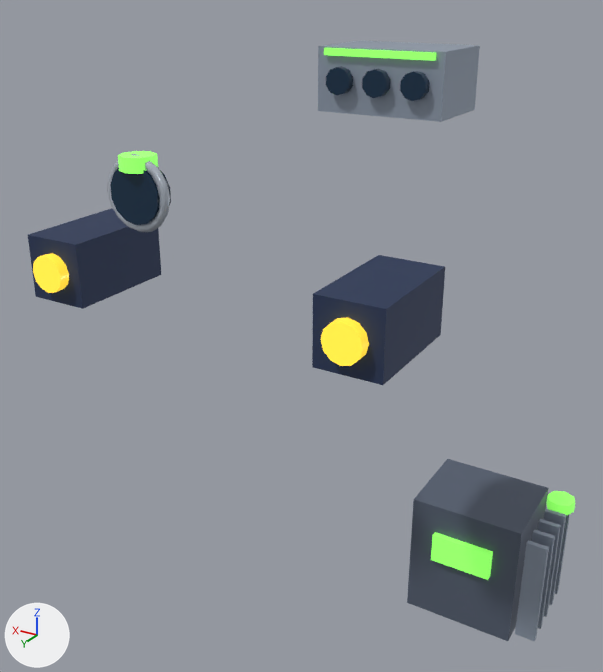
One commit to the glTF model game/assets/structures/tower_detector_analysis_s7.glb: the scene before it, then after it.
Both versions are drawn from a camera (50 mm lens) standing at (-0.824, 1.495, 2.531) and looking at (-0.014, 0.146, 1.856). The axes (+X, +Y, +Z) are drawn at lower left. The lights are the same throughout. The older version comes first. Where no turn or scale is listed for an object, it has been applied to the vertices. Vertices at exactly the same position are counted once.

The scene before the commit, as lines of its bpy script (objects in view):
```python
ob_detector_analysis_lens_ring = bpy.data.objects.new('detector_analysis_lens_ring', me_mesh_1)
ob_detector_analysis_lens_ring.location = (0.0, 0.585, 2.24)
ob_detector_cluster = bpy.data.objects.new('detector_cluster', me_mesh_7)
ob_detector_cluster.location = (0.0, -0.3, 2.32)
ob_detector_mark_lens_b = bpy.data.objects.new('detector_mark_lens_b', me_mesh_6)
ob_detector_mark_lens_b.location = (-0.3, 0.5, 2.04)
ob_detector_recorder = bpy.data.objects.new('detector_recorder', me_mesh_12)
ob_detector_recorder.location = (-0.4, 0.08, 1.44)
ob_detector_recorder_fins_0 = bpy.data.objects.new('detector_recorder_fins_0', me_mesh_14)
ob_detector_recorder_fins_0.parent = ob_detector_recorder_fins
ob_detector_recorder_fins_0.location = (0.0, 0.0, 0.0)
ob_detector_recorder_fins_1 = bpy.data.objects.new('detector_recorder_fins_1', me_mesh_14)
ob_detector_recorder_fins_1.parent = ob_detector_recorder_fins
ob_detector_recorder_fins_1.location = (0.0, -0.04, 0.0)
ob_detector_recorder_fins_2 = bpy.data.objects.new('detector_recorder_fins_2', me_mesh_14)
ob_detector_recorder_fins_2.parent = ob_detector_recorder_fins
ob_detector_recorder_fins_2.location = (0.0, -0.08, 0.0)
ob_detector_recorder_fins_3 = bpy.data.objects.new('detector_recorder_fins_3', me_mesh_14)
ob_detector_recorder_fins_3.parent = ob_detector_recorder_fins
ob_detector_recorder_fins_3.location = (0.0, -0.12, 0.0)
ob_detector_recorder_fins_4 = bpy.data.objects.new('detector_recorder_fins_4', me_mesh_14)
ob_detector_recorder_fins_4.parent = ob_detector_recorder_fins
ob_detector_recorder_fins_4.location = (0.0, -0.16, 0.0)
# also in view: 'detector_recorder_face' at (-0.4, 0.175, 1.48); 'detector_mark_projector' at (0.3, 0.38, 2.04); 'detector_analysis_lens' at (0.0, 0.58, 2.24); 'detector_mark_lens' at (0.3, 0.5, 2.04); 'detector_mark_projector_b' at (-0.3, 0.38, 2.04)
```
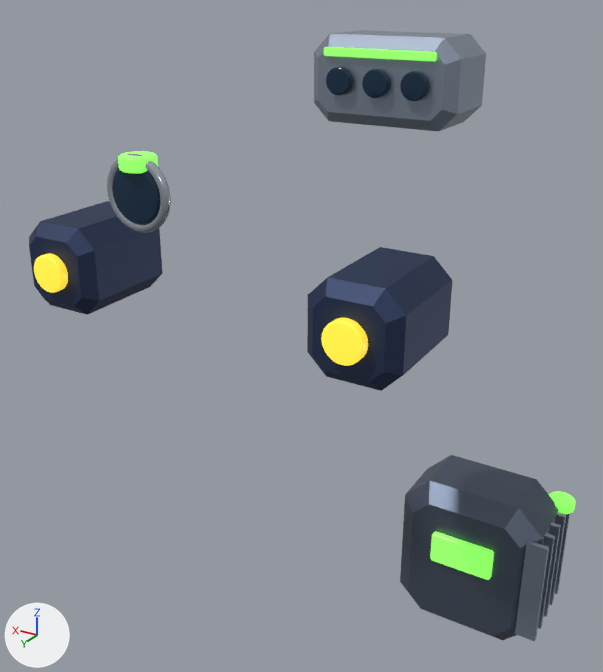
Where the change shows, as pixel boxes [x1, y1, x2, y2] in the pictures (603 x 672 px):
'detector_recorder', surface changed, reshaped (11% wider)
    before: [407, 459, 549, 641]
    after: [400, 455, 558, 640]
'detector_mark_projector_b', reshaped (9% wider, 11% taller)
    before: [312, 255, 445, 385]
    after: [307, 247, 452, 391]
'detector_cluster', surface changed, reshaped (6% wider, 26% taller)
    before: [318, 41, 480, 122]
    after: [314, 30, 486, 132]
'detector_mark_projector', reshaped (13% taller)
    before: [28, 208, 162, 309]
    after: [29, 201, 162, 315]
'detector_analysis_lens', reshaped
    before: [110, 168, 171, 225]
    after: [112, 169, 160, 225]
'detector_recorder_fins_4', surface changed
    both: [515, 540, 549, 641]
'detector_recorder_face', reshaped
    before: [431, 532, 493, 580]
    after: [430, 531, 494, 580]
'detector_mark_lens_b', reshaped
    before: [320, 317, 369, 366]
    after: [321, 318, 368, 366]
'detector_analysis_lens_ring', surface changed
    both: [107, 154, 170, 232]
'detector_cluster_bar', reshaped (14% taller)
    before: [324, 48, 436, 61]
    after: [324, 47, 437, 62]
'detector_recorder_fins_3', surface changed
    both: [538, 533, 555, 629]
'detector_recorder_fins_2', surface changed
    both: [544, 522, 561, 617]
'detector_recorder_fins_1', surface changed
    both: [549, 512, 566, 605]
'detector_up_analysis_l5_stud', reshaped
    before: [547, 491, 575, 515]
    after: [548, 491, 576, 514]
'detector_recorder_fins_0', surface changed
    both: [555, 514, 570, 594]
part 2 of me_mesh_2, reshaped
    both: [118, 151, 158, 174]
part 4 of me_mesh_4, reshaped
    before: [33, 253, 69, 293]
    after: [34, 253, 68, 293]

Patch to the scene script:
```diff
--- a/game/assets/structures/tower_detector_analysis_s7.glb.py
+++ b/game/assets/structures/tower_detector_analysis_s7.glb.py
@@ mat_chrome @@
 mat_chrome.base_color = (0.546, 0.604, 0.687)  # pale blue #c3ccd8
-mat_chrome.metallic = 0.4
+mat_chrome.metallic = 0.95
 mat_chrome.roughness = 0.22
@@ mat_steel_plate @@
 mat_steel_plate.base_color = (0.323, 0.381, 0.474)  # grey #9aa6b7
-mat_steel_plate.metallic = 0.34
+mat_steel_plate.metallic = 0.8
 mat_steel_plate.roughness = 0.48
@@ mat_steel_hull @@
 mat_steel_hull.base_color = (0.117, 0.144, 0.202)  # greyish blue #606a7c
-mat_steel_hull.metallic = 0.36
+mat_steel_hull.metallic = 0.75
 mat_steel_hull.roughness = 0.58
@@ me_mesh_0 @@
-me_mesh_0.from_pydata(...)  # 32 vertices, 56 faces; spans x -0.0439..0.0439, y -0.015..0.015, z -0.045..0.045
+me_mesh_0.from_pydata(...)  # 134 vertices, 256 faces; spans x -0.045..0.045, y -0.015..0.015, z -0.045..0.045
+# me_mesh_0 part 1: 30 vertices removed from x -0.0439..0.0439, y -0.015..0.015, z -0.045..0.045; 132 vertices added at x -0.045..0.045, y -0.015..0.015, z -0.045..0.045
 me_mesh_0.materials.append(mat_optic_glass)
@@ me_mesh_2 @@
-me_mesh_2.from_pydata(...)  # 20 vertices, 32 faces; spans x -0.028..0.028, y -0.028..0.028, z -0.011..0.011
+me_mesh_2.from_pydata(...)  # 134 vertices, 256 faces; spans x -0.028..0.028, y -0.028..0.028, z -0.011..0.011
+# me_mesh_2 part 2: 18 vertices removed from x -0.028..0.028, y -0.028..0.028, z -0.011..0.011; 132 vertices added at x -0.028..0.028, y -0.028..0.028, z -0.011..0.011
 me_mesh_2.materials.append(mat_energy_scan)
@@ me_mesh_3 @@
-me_mesh_3.from_pydata(...)  # 8 vertices, 12 faces; spans x -0.06..0.06, y -0.11..0.11, z -0.06..0.06
+me_mesh_3.from_pydata(...)  # 32 vertices, 60 faces; spans x -0.082..0.082, y -0.11..0.11, z -0.082..0.082
+# me_mesh_3 part 3: the whole mesh is rebuilt
 me_mesh_3.materials.append(mat_chassis)
@@ me_mesh_4 @@
-me_mesh_4.from_pydata(...)  # 28 vertices, 48 faces; spans x -0.035..0.035, y -0.01..0.01, z -0.035..0.035
+me_mesh_4.from_pydata(...)  # 134 vertices, 256 faces; spans x -0.035..0.035, y -0.01..0.01, z -0.035..0.035
+# me_mesh_4 part 4: 26 vertices removed from x -0.035..0.035, y -0.01..0.01, z -0.035..0.035; 132 vertices added at x -0.035..0.035, y -0.01..0.01, z -0.035..0.035
 me_mesh_4.materials.append(mat_energy_fuse)
@@ me_mesh_5 @@
-me_mesh_5.from_pydata(...)  # 8 vertices, 12 faces; spans x -0.06..0.06, y -0.11..0.11, z -0.06..0.06
+me_mesh_5.from_pydata(...)  # 32 vertices, 60 faces; spans x -0.082..0.082, y -0.11..0.11, z -0.082..0.082
+# me_mesh_5 part 5: the whole mesh is rebuilt
 me_mesh_5.materials.append(mat_chassis)
@@ me_mesh_6 @@
-me_mesh_6.from_pydata(...)  # 28 vertices, 48 faces; spans x -0.035..0.035, y -0.01..0.01, z -0.035..0.035
+me_mesh_6.from_pydata(...)  # 134 vertices, 256 faces; spans x -0.035..0.035, y -0.01..0.01, z -0.035..0.035
+# me_mesh_6 part 6: 26 vertices removed from x -0.035..0.035, y -0.01..0.01, z -0.035..0.035; 132 vertices added at x -0.035..0.035, y -0.01..0.01, z -0.035..0.035
 me_mesh_6.materials.append(mat_energy_fuse)
@@ me_mesh_7 @@
-me_mesh_7.from_pydata(...)  # 8 vertices, 12 faces; spans x -0.15..0.15, y -0.1..0.1, z -0.07..0.07
+me_mesh_7.from_pydata(...)  # 32 vertices, 60 faces; spans x -0.175..0.175, y -0.1..0.1, z -0.095..0.095
+# me_mesh_7 part 7: the whole mesh is rebuilt
 me_mesh_7.materials.append(mat_steel_plate)
@@ me_mesh_11 @@
-me_mesh_11.from_pydata(...)  # 8 vertices, 12 faces; spans x -0.13..0.13, y -0.005..0.005, z -0.007..0.007
+me_mesh_11.from_pydata(...)  # 32 vertices, 60 faces; spans x -0.132..0.132, y -0.005..0.005, z -0.009..0.009
+# me_mesh_11 part 8: the whole mesh is rebuilt
 me_mesh_11.materials.append(mat_energy_scan)
@@ me_mesh_12 @@
-me_mesh_12.from_pydata(...)  # 8 vertices, 12 faces; spans x -0.11..0.11, y -0.09..0.09, z -0.13..0.13
+me_mesh_12.from_pydata(...)  # 32 vertices, 60 faces; spans x -0.142..0.142, y -0.09..0.09, z -0.162..0.162
+# me_mesh_12 part 9: the whole mesh is rebuilt
 me_mesh_12.materials.append(mat_steel_hull)
@@ me_mesh_13 @@
-me_mesh_13.from_pydata(...)  # 8 vertices, 12 faces; spans x -0.06..0.06, y -0.0075..0.0075, z -0.03..0.03
+me_mesh_13.from_pydata(...)  # 32 vertices, 60 faces; spans x -0.0627..0.0627, y -0.0075..0.0075, z -0.0327..0.0327
+# me_mesh_13 part 10: the whole mesh is rebuilt
 me_mesh_13.materials.append(mat_energy_scan)
@@ me_mesh_15 @@
-me_mesh_15.from_pydata(...)  # 20 vertices, 32 faces; spans x -0.028..0.028, y -0.028..0.028, z -0.011..0.011
+me_mesh_15.from_pydata(...)  # 134 vertices, 256 faces; spans x -0.028..0.028, y -0.028..0.028, z -0.011..0.011
+# me_mesh_15 part 11: 18 vertices removed from x -0.028..0.028, y -0.028..0.028, z -0.011..0.011; 132 vertices added at x -0.028..0.028, y -0.028..0.028, z -0.011..0.011
 me_mesh_15.materials.append(mat_energy_scan)
```
